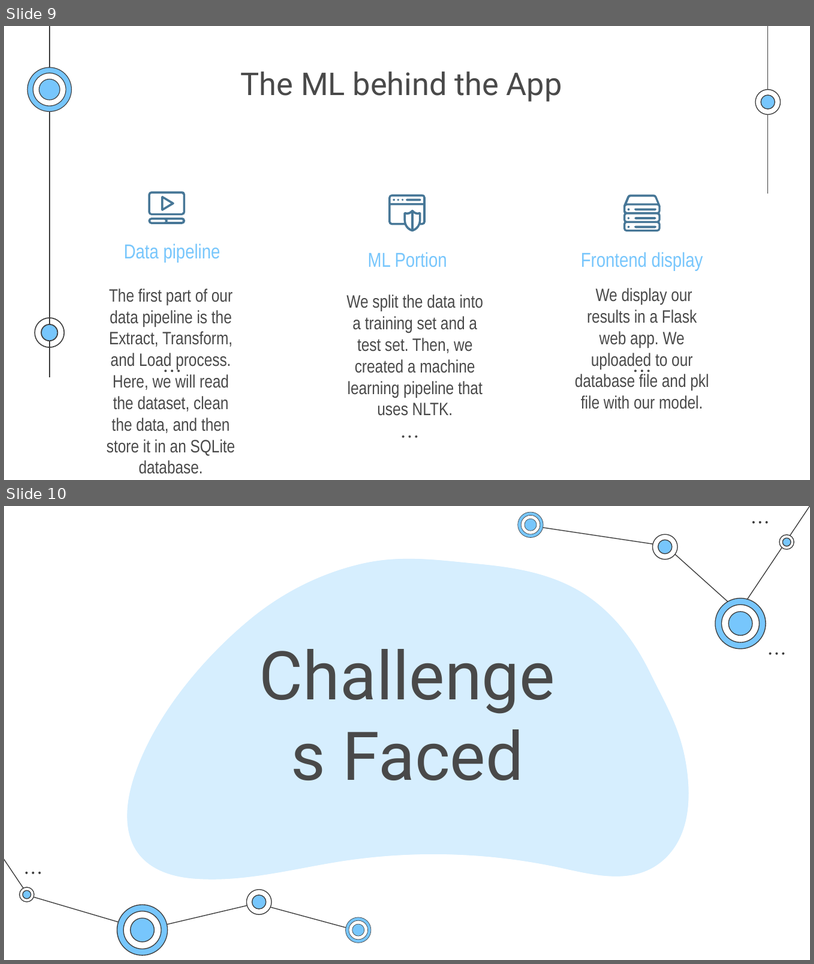
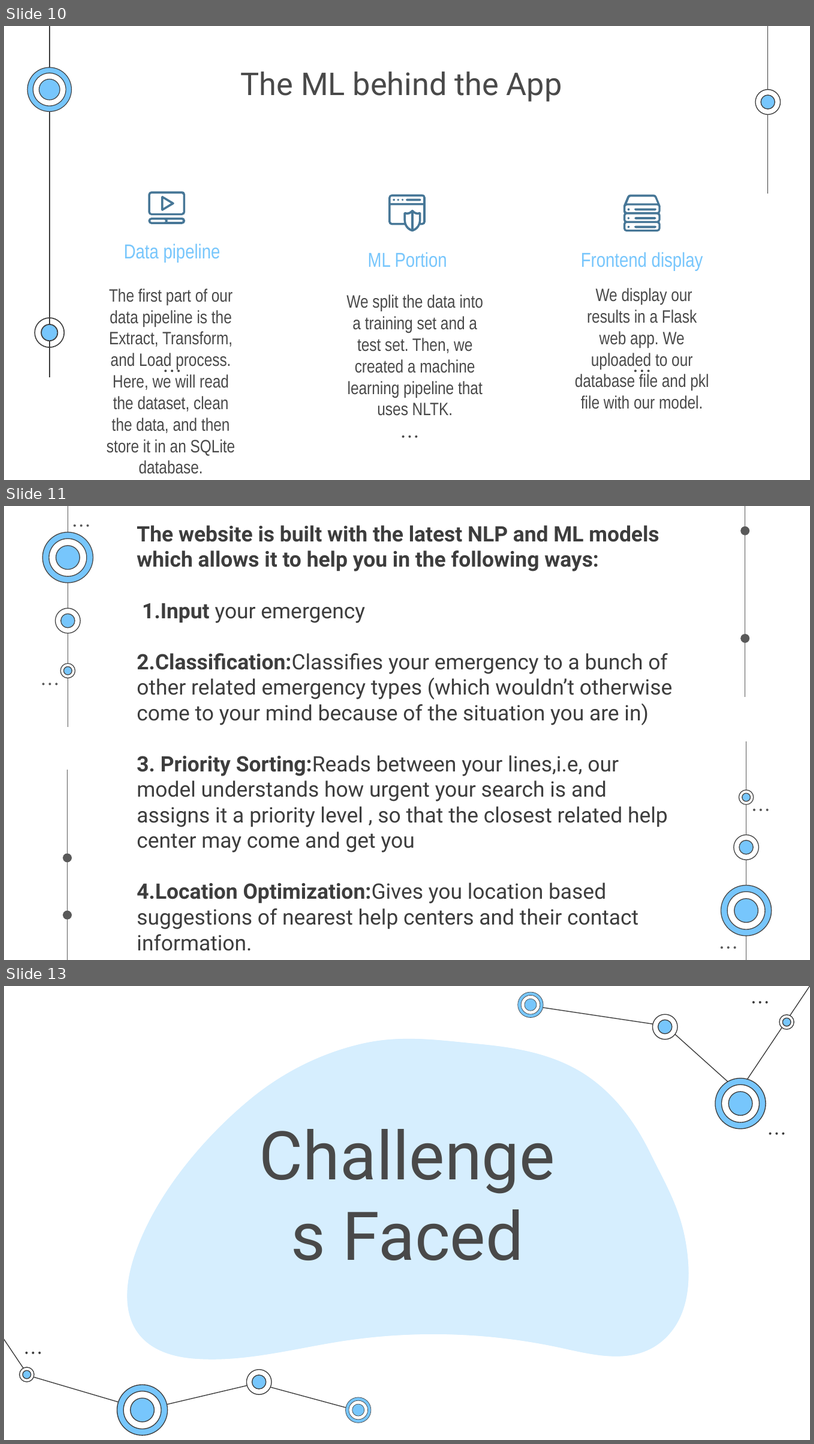
Before and after one commit to harshgeek4coder/Emergency-Ally, a slide deck: Emergency_Ally_Team_Myth_Busters.pptx. Shown one above the other, each under a label of ours: slides 9 and 10 before the commit, slides 10, 11 and 13 after it; the slides between them are not shown. The pictures are 814x964 and 814x1444 pixels, drawn with LibreOffice and Linux fonts; fonts in the diff are those of the drawing. Boxes give left, top, right and bottom in pixels: in the first picture for what was removed or moved away, otherwise in the second. Text is boxed around its words. In the diff, an @@ line names an element or a change of style, - is before the commit and + after.

```diff
--- a/Emergency_Ally_Team_Myth_Busters.pptx
+++ b/Emergency_Ally_Team_Myth_Busters.pptx
@@ slide 11 added at [4,506,810,960], background #FFFFFF @@
@@ text added at [137,525,673,929], 19 pt, text #3D3D3D @@
+The website is built with the latest NLP and ML models which allows it to help you in the following ways:
+1.Input your emergency
+2.Classification:Classifies your emergency to a bunch of other related emergency types (which wouldn’t otherwise come to your mind because of the situation you are in)
+3. Priority Sorting:Reads between your lines,i.e, our model understands how urgent your search is and assigns it a priority level , so that the closest related help center may come and get you
+4.Location Optimization:Gives you location based suggestions of nearest help centers and their contact information.
@@ group added at [42,506,773,960]: 28 freeform shapes, 16 ellipses, 4 lines @@
@@ what was slide 9 is now slide 10 @@
@@ what was slide 10 is now slide 13 @@
```
Also in this commit, not shown: 2 other slides added.
